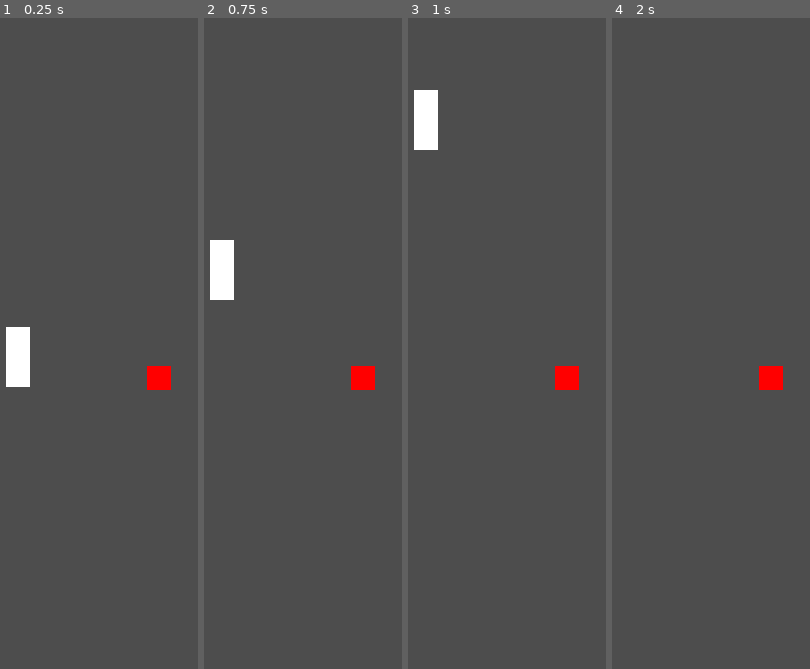
Above: before the commit, frames 1-4 (left to right).
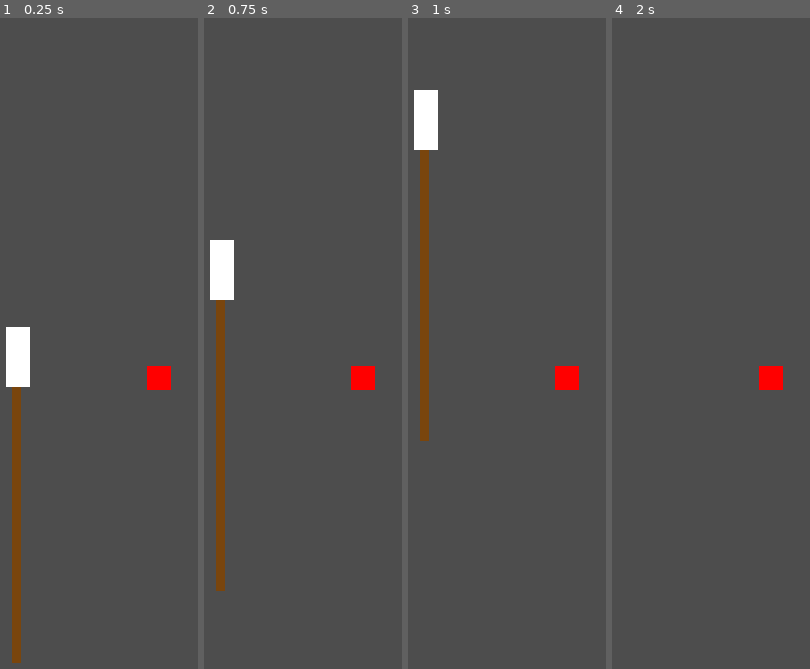
Above: after the commit, the same moments.

Repository: CalcoDev/gmtk2025
Game: Godot game, scene res://rope_sim/scenes/gameplay/rope_debug.tscn
The game is run twice, just before and just after one commit, with the same random seed, the same clock (stepped at 60 frames per second) and the same inputs.
Inputs (mouse positions are in pixels of both pictures, inside the frame that each line leads up to):
- Up to frame 1 (0.25 s): no input
- Up to frame 2 (0.75 s): tap Enter at 0.5 s; move the mouse to (outside the picture) at 0.52 s; hold W (move_up) from 0.53 s (still down); tap E (rope_attach) at 0.6 s
- Up to frame 3 (1 s): keep holding W (move_up)
- Up to frame 4 (2 s): keep holding W (move_up); move the mouse to (outside the picture) at 1.27 s; tap Space (dash) at 1.35 s; tap E (rope_attach) at 1.55 s

The runs differ from the first frame. In frame 1, 1.9% of the frame differs, in the area x 6-11%, y 56-100%; in frame 2, 2.0%, in the area x 6-11%, y 43-89%; in frame 3, 2.0%; in frame 4, nothing differs.

Commit message:
feat: rope simulation (laggy cuz gdscript lmao) + rope attachment

Diff:
--- a/project.godot
+++ b/project.godot
@@ -70,6 +70,7 @@
 2d_physics/layer_3="entities"
 2d_physics/layer_5="rope_physical"
 2d_physics/layer_6="rope_metaphorical"
+2d_physics/layer_7="rope_will_detect_things_here_and_react_to_them"
 
 [rendering]
 
--- a/rope_sim/scenes/entities/player/player.gd
+++ b/rope_sim/scenes/entities/player/player.gd
@@ -25,7 +25,7 @@
 
 func _process(delta: float) -> void:
     if InputManager.data.rope_attach.pressed:
-        print(rope_handler.try_attach())
+        rope_handler.try_attach()
 
     if not is_dashing and _dash_timer < 0.0 and InputManager.data.dash.pressed:
         _start_dash()
--- a/rope_sim/scenes/gameplay/rope_debug.tscn
+++ b/rope_sim/scenes/gameplay/rope_debug.tscn
@@ -1,9 +1,12 @@
-[gd_scene load_steps=9 format=3 uid="uid://clovvvq1w28ae"]
+[gd_scene load_steps=11 format=3 uid="uid://clovvvq1w28ae"]
 
 [ext_resource type="Script" uid="uid://cqof6kdlctftf" path="res://common/scripts/kcamera.gd" id="1_v16wq"]
 [ext_resource type="PackedScene" uid="uid://dm4k5oqkdfa7l" path="res://rope_sim/scenes/entities/player/player.tscn" id="2_fjyik"]
+[ext_resource type="Script" uid="uid://dcq7531e5tkhq" path="res://rope_sim/scripts/rope.gd" id="2_p52x5"]
 [ext_resource type="Script" uid="uid://rub4sdiyfh0q" path="res://rope_sim/scripts/rope_handler.gd" id="3_t1uni"]
 [ext_resource type="Script" uid="uid://r0apuwho8ujg" path="res://rope_sim/scripts/rope_attacher.gd" id="4_alhmp"]
+
+[sub_resource type="CircleShape2D" id="CircleShape2D_p52x5"]
 
 [sub_resource type="CircleShape2D" id="CircleShape2D_fjyik"]
 radius = 12.0
@@ -30,11 +33,35 @@
 [node name="YSort" type="Node2D" parent="."]
 y_sort_enabled = true
 
+[node name="Rope" type="Node2D" parent="YSort" node_paths=PackedStringArray("_line", "_shape_cast")]
+script = ExtResource("2_p52x5")
+_line = NodePath("Line2D")
+_shape_cast = NodePath("ShapeCast2D")
+_point_count = 20
+_rope_length = 100.0
+_gravity = Vector2(0, 0)
+_damp_factor = 0.9
+_constraint_run_count = 30
+_collision_run_interval = 3
+_collision_radius = 5.0
+_bounce_factor = 0.5
+
+[node name="Line2D" type="Line2D" parent="YSort/Rope"]
+width = 3.0
+default_color = Color(0.475558, 0.270523, 0.0518375, 1)
+
+[node name="ShapeCast2D" type="ShapeCast2D" parent="YSort/Rope"]
+enabled = false
+shape = SubResource("CircleShape2D_p52x5")
+target_position = Vector2(0, 0)
+collision_mask = 65
+
 [node name="Player" parent="YSort" node_paths=PackedStringArray("rope_handler") instance=ExtResource("2_fjyik")]
 rope_handler = NodePath("RopeHandler")
 
-[node name="RopeHandler" type="Node2D" parent="YSort/Player" node_paths=PackedStringArray("rope_attacher_area")]
+[node name="RopeHandler" type="Node2D" parent="YSort/Player" node_paths=PackedStringArray("rope", "rope_attacher_area")]
 script = ExtResource("3_t1uni")
+rope = NodePath("../../Rope")
 rope_attacher_area = NodePath("../RopeAttacherDetector")
 
 [node name="RopeAttacherDetector" type="Area2D" parent="YSort/Player"]
@@ -44,9 +71,11 @@
 [node name="CollisionShape2D" type="CollisionShape2D" parent="YSort/Player/RopeAttacherDetector"]
 shape = SubResource("CircleShape2D_fjyik")
 
-[node name="RopeAttacher" type="Node2D" parent="YSort"]
+[node name="RopeAttacher" type="Node2D" parent="YSort" node_paths=PackedStringArray("attach_position", "popup")]
 position = Vector2(47, 0)
 script = ExtResource("4_alhmp")
+attach_position = NodePath(".")
+popup = NodePath("Label")
 
 [node name="Sprite2D" type="Sprite2D" parent="YSort/RopeAttacher"]
 texture = SubResource("GradientTexture2D_fjyik")
@@ -57,3 +86,8 @@
 
 [node name="CollisionShape2D" type="CollisionShape2D" parent="YSort/RopeAttacher/RopeAttacherArea"]
 shape = SubResource("CircleShape2D_t1uni")
+
+[node name="Label" type="Label" parent="YSort/RopeAttacher"]
+offset_right = 40.0
+offset_bottom = 23.0
+text = "Attach"
--- /dev/null
+++ b/rope_sim/scripts/rope.gd
@@ -0,0 +1,102 @@
+class_name Rope
+extends Node2D
+
+class Point:
+    var prev_pos := Vector2.ZERO
+    var pos := Vector2.ZERO
+
+    func _init(p_pos: Vector2 = Vector2.ZERO) -> void:
+        prev_pos = p_pos
+        pos = p_pos
+
+@export var _line: Line2D
+@export var _shape_cast: ShapeCast2D
+
+@export var _point_count: int = 30
+# @export var _segment_length: float = 2.0
+@export var _rope_length: float = 50.0
+
+@export var _gravity: Vector2 = Vector2(0.0, 9.8)
+@export var _damp_factor: float = 0.98
+
+@export var _constraint_run_count: int = 50
+@export var _collision_run_interval: int = 5
+
+@export var _collision_radius: float = 1.0
+@export var _bounce_factor: float = 0.1
+
+# @export var _constr
+var _rope_start: Vector2
+
+var _points: Array[Point] = []
+
+func _ready() -> void:
+    _rope_start = global_position
+
+    _points.resize(_point_count)
+    for i in _point_count:
+        _points[i] = Point.new(_rope_start + Vector2.DOWN * (i * _get_segment_length()))
+
+    _update_render()
+
+func _process(_delta: float) -> void:
+    _update_render()
+
+func _physics_process(delta: float) -> void:
+    _update_sim(delta)
+
+func _get_segment_length() -> float:
+    return _rope_length / _point_count
+
+func _update_sim(delta: float) -> void:
+    _points[0].pos = _rope_start
+    _points[0].prev_pos = _rope_start
+
+    for i in _point_count:
+        var point := _points[i]
+        var vel := (point.pos - point.prev_pos) * _damp_factor
+
+        point.prev_pos = point.pos
+        point.pos += vel
+
+        point.pos += _gravity * delta
+
+    for ic in _constraint_run_count:
+        var point_diff := _points[0].pos - _points[1].pos
+        var diff := point_diff.length() - _get_segment_length()
+        var change := point_diff.normalized() * diff
+        _points[1].pos += change
+        for i in _point_count - 2:
+            point_diff = _points[i + 1].pos - _points[i + 2].pos
+            diff = point_diff.length() - _get_segment_length()
+            change = point_diff.normalized() * diff * 0.5
+            _points[i + 1].pos -= change
+            _points[i + 2].pos += change
+
+        if ic % _collision_run_interval == 0:
+            (_shape_cast.shape as CircleShape2D).radius = _collision_radius
+            for point in _points:
+                var vel := point.pos - point.prev_pos
+                _shape_cast.global_position = point.pos
+                _shape_cast.force_shapecast_update()
+                for coll_info in _shape_cast.collision_result:
+                    var closest_point: Vector2 = coll_info["point"]
+                    var distance := point.pos.distance_to(closest_point)
+                    if distance < _collision_radius:
+                        var normal: Vector2 = coll_info["normal"]
+                        # TODO(calco): Maybe handle case normal == Vector2.ZERO:
+                        var depth := _collision_radius - distance
+                        point.pos += normal * depth
+
+                        var b := vel.bounce(normal) * _bounce_factor
+                        # print(b)
+                        vel = b
+                point.prev_pos = point.pos - vel
+
+func _update_render() -> void:
+    while _line.points.size() < _point_count:
+        _line.add_point(Vector2.ZERO)
+    while _line.points.size() > _point_count:
+        _line.remove_point(_line.points.size() - 1)
+    for i in _point_count:
+        _line.points[i] = _points[i].pos
--- a/rope_sim/scripts/rope_attacher.gd
+++ b/rope_sim/scripts/rope_attacher.gd
@@ -1,2 +1,27 @@
 class_name RopeAttacher
 extends Node2D
+
+@export var attach_position: Node2D
+@export var popup: Label
+
+var _attached_ropes: Dictionary[Rope, bool] = {}
+
+func attach_rope(rope: Rope) -> void:
+    _attached_ropes[rope] = true
+
+func detach_rope(rope: Rope) -> void:
+    _attached_ropes.erase(rope)
+
+func _ready() -> void:
+    _hide_popup()
+
+func _physics_process(_delta: float) -> void:
+    for rope in _attached_ropes:
+        rope._rope_start = attach_position.global_position
+
+func _show_popup(rope_is_attached: bool) -> void:
+    popup.visible = true
+    popup.text = "Detach" if rope_is_attached else "Attach"
+
+func _hide_popup() -> void:
+    popup.visible = false
--- a/rope_sim/scripts/rope_handler.gd
+++ b/rope_sim/scripts/rope_handler.gd
@@ -1,12 +1,23 @@
 class_name RopeHandler
 extends Node2D
+
+@export var rope: Rope
 
 @export var rope_attacher_area: Area2D
 
 var _current_attach: RopeAttacher
+var _awaiting_attach: bool = false
+var _is_attached: bool = false
 
 func try_attach() -> bool:
-    if _current_attach:
+    if _current_attach and _awaiting_attach:
+        if _is_attached:
+            _current_attach.detach_rope(rope)
+            _is_attached = false
+        else:
+            _current_attach.attach_rope(rope)
+            _is_attached = true
+        _awaiting_attach = false
         return true
     return false
 
@@ -14,13 +25,22 @@
     rope_attacher_area.area_entered.connect(_on_rope_attacher_enter)
     rope_attacher_area.area_exited.connect(_on_rope_attacher_exit)
 
+func _physics_process(_delta: float) -> void:
+    rope._rope_start = get_parent().global_position
+
 func _on_rope_attacher_enter(other: Area2D) -> void:
     var p := other.get_parent()
     if p is not RopeAttacher:
         return
+    if _is_attached and _current_attach != p:
+        return
     _current_attach = p
+    _awaiting_attach = true
+    _current_attach._show_popup(_is_attached)
 
 func _on_rope_attacher_exit(other: Area2D) -> void:
     var p := other.get_parent()
     if p == _current_attach:
-        _current_attach = null
+        _current_attach._hide_popup()
+        if not _is_attached:
+            _current_attach = null
Not shown, added: rope_sim/scripts/rope.gd.uid
